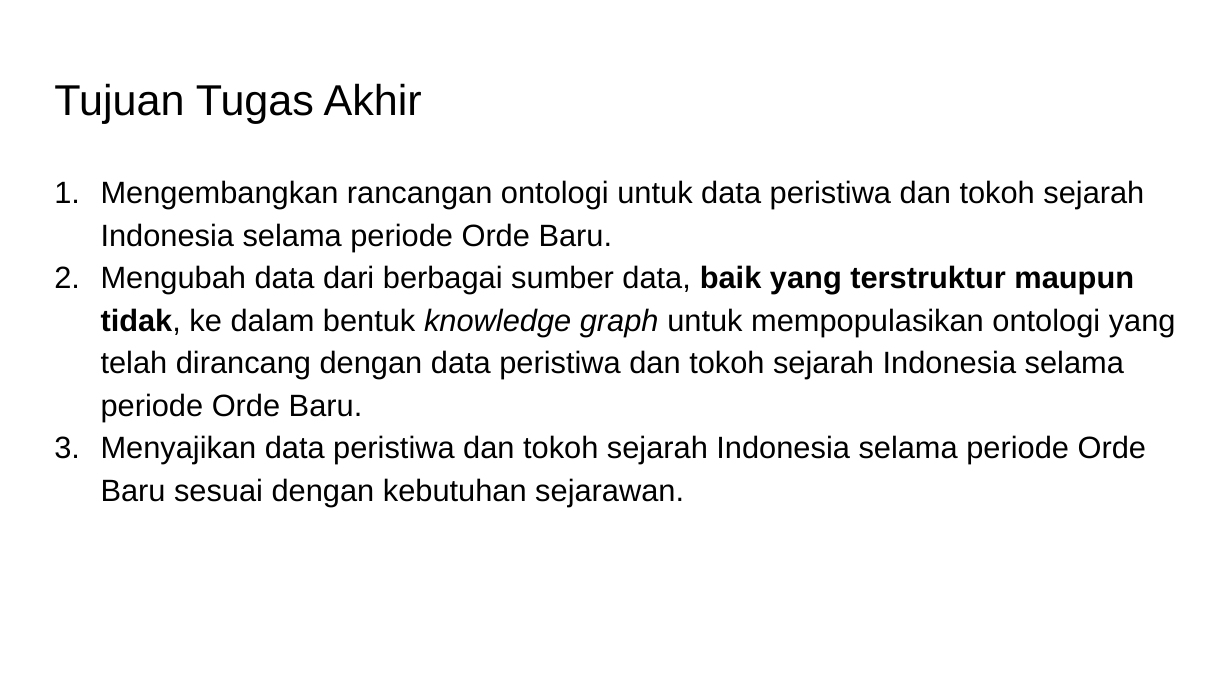
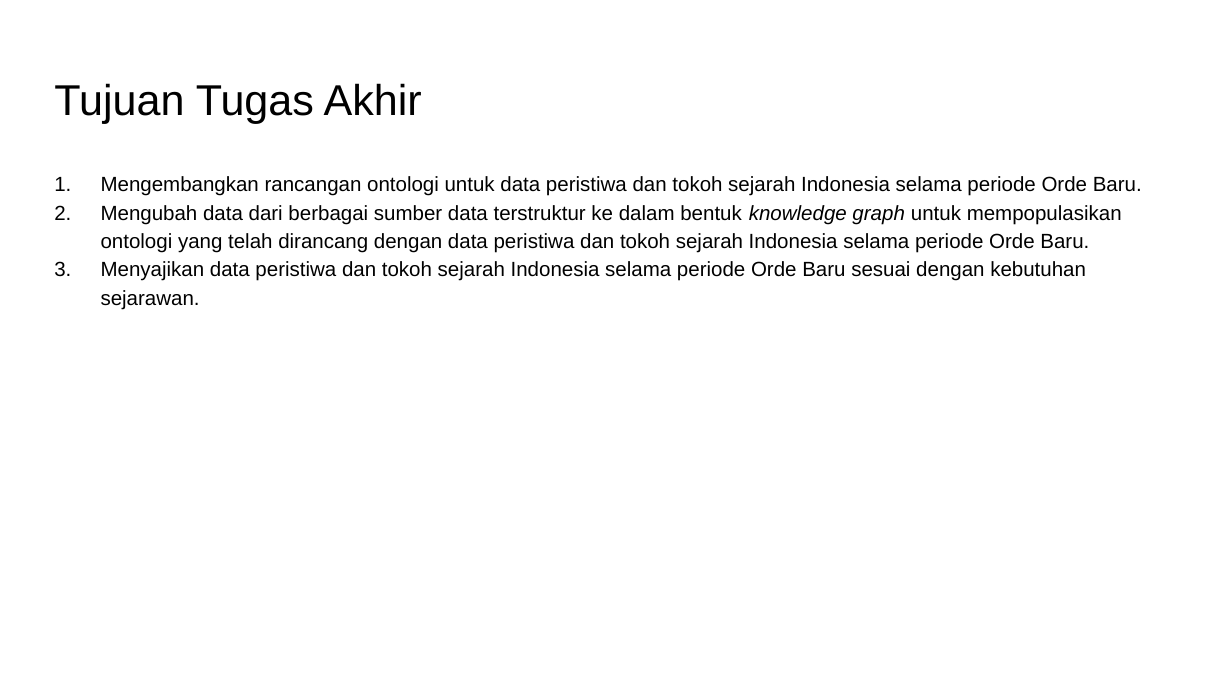
Before and after one commit to rcsenlia/Ontologi-Sejarah-Indonesia, a slide deck: slide 5 of JudahAriesakaMagaini/Proposal TA.pptx. Drawn at 1232x693 pixels with LibreOffice and Linux fonts; fonts in the diff are those of the drawing. Boxes give left, top, right and bottom in pixels: in the first picture for what was removed or moved away, otherwise in the second. Text is boxed around its words. In the diff, an @@ line names an element or a change of style, - is before the commit and + after.

```diff
--- a/JudahAriesakaMagaini/Proposal TA.pptx
+++ b/JudahAriesakaMagaini/Proposal TA.pptx
@@ text at [101, 176, 1142, 310]: size 18 to 12 pt in "Mengembangkan rancangan ontologi untuk data peristiwa dan ...", "Menyajikan data peristiwa dan tokoh sejarah Indonesia ..." @@
@@ text at [101, 205, 1122, 253]: text changed; size 18 to 12 pt @@
-2. Mengubah data dari berbagai sumber data, baik yang terstruktur maupun tidak, ke dalam bentuk knowledge graph untuk mempopulasikan ontologi yang telah dirancang dengan data peristiwa dan tokoh sejarah Indonesia selama periode Orde Baru.
+2. Mengubah data dari berbagai sumber data terstruktur ke dalam bentuk knowledge graph untuk mempopulasikan ontologi yang telah dirancang dengan data peristiwa dan tokoh sejarah Indonesia selama periode Orde Baru.
```
Also in this commit, not shown: 2 other slides changed, 1 slide added, 1 other file.
